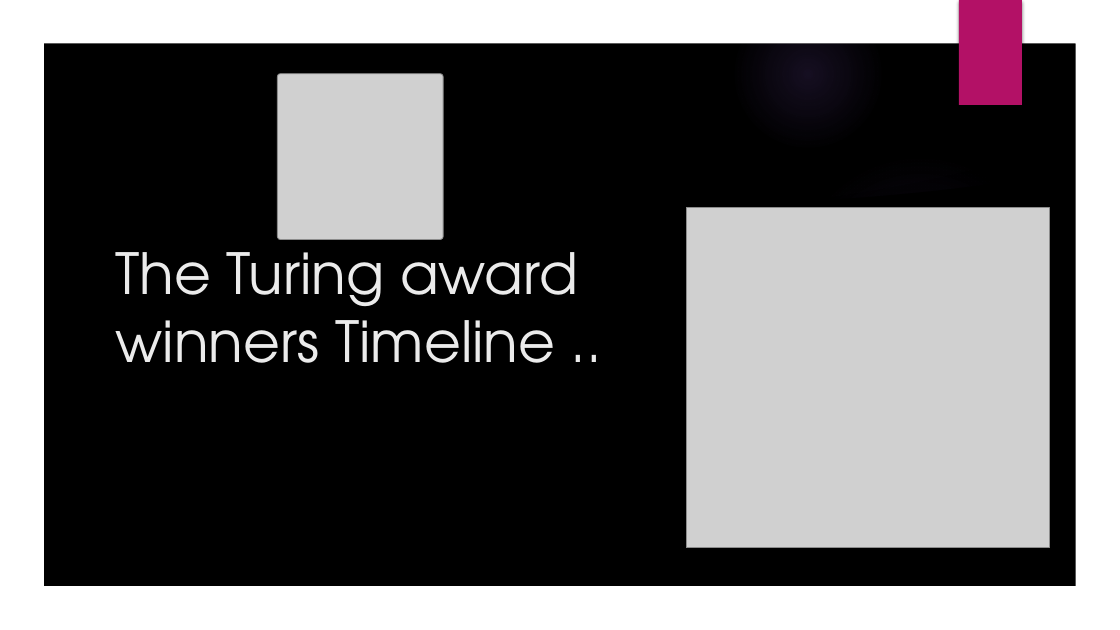
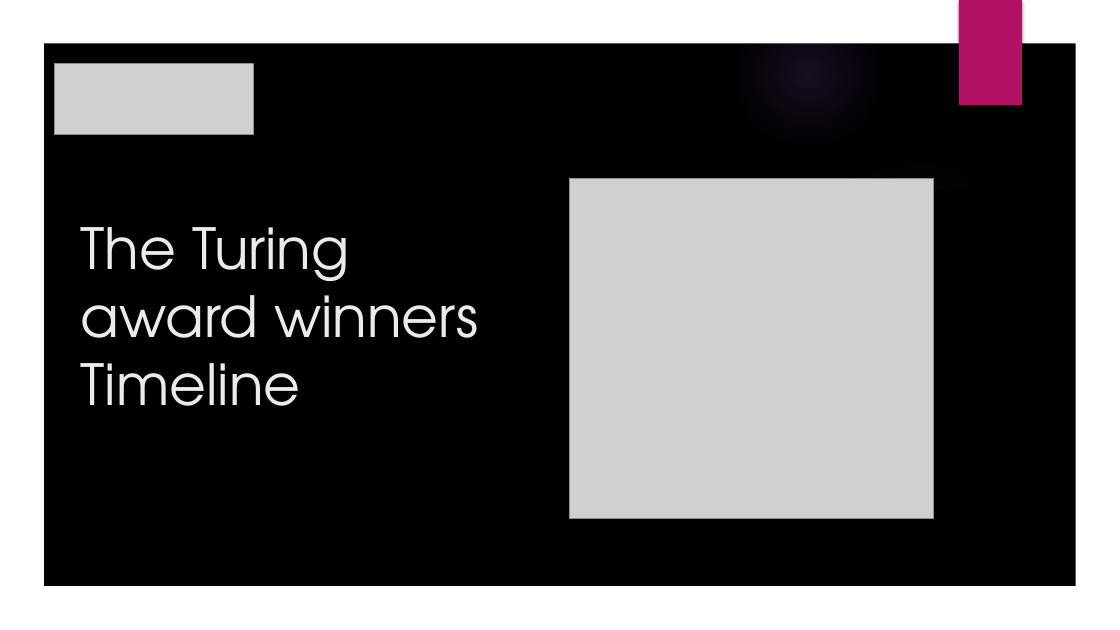
Before and after one commit to GallagherStephen/ResearchMethodsPresentation, a slide deck: slide 4 of Research Methods in Computing Presentation.pptx. Drawn at 1120x630 pixels with LibreOffice and Linux fonts; fonts in the diff are those of the drawing; grey boxes stand for pictures; background and template pictures are left out. Boxes give left, top, right and bottom in pixels: in the first picture for what was removed or moved away, otherwise in the second. Text is boxed around its words. In the diff, an @@ line names an element or a change of style, - is before the commit and + after.

Commit message:
added and changed slides

```diff
--- a/Research Methods in Computing Presentation.pptx
+++ b/Research Methods in Computing Presentation.pptx
@@ picture added at box(55, 64, 254, 134) @@
@@ picture removed at box(277, 74, 443, 239) @@
@@ picture: place and size @@
-picture at box(686, 208, 1050, 548)
+picture at box(570, 179, 933, 519)
@@ title at box(81, 227, 478, 406): text changed @@
-The Turing award winners Timeline ..
+The Turing award winners Timeline
```
Also in this commit, not shown: 1 other slide changed, 2 slides added, 1 slide removed.
